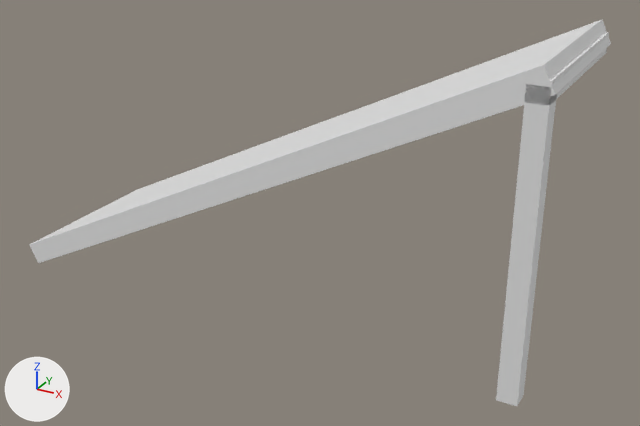
One commit to the FBX model Assets/Models/Tetrominos/Slides/VS8.fbx: the scene before it, then after it.
Both versions are drawn from a 50 mm camera at (14.33, -2.94, 6.97) aimed at (12.21, 0.93, 5.03). The axes (+X, +Y, +Z) are drawn at lower left. The lights are the same throughout. Where no turn or scale is listed for an object, it has been applied to the vertices.
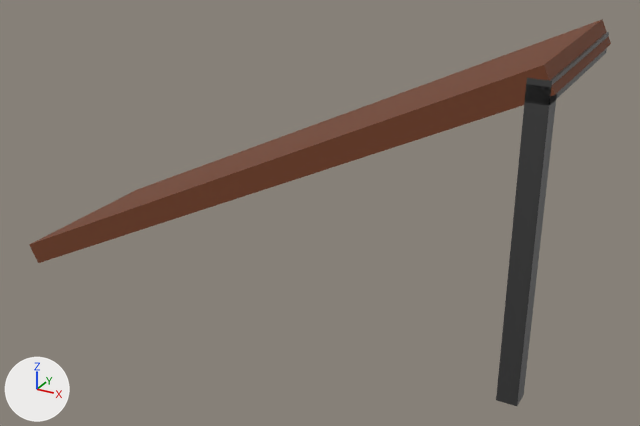
Pixel boxes [x1, y1, x2, y2] of what changed, in the pictures (640 x 426 px):
'Cube.048', recoloured (white to brown)
    both: [29, 19, 611, 263]
'Cube.043', recoloured
    both: [496, 84, 557, 406]
'Cube.042', recoloured
    both: [525, 32, 609, 106]

The change, as a list of edits to the scene's bpy script:
```text
Add mat_metall:
    mat_metall = principled_material('Metall')
    mat_metall.base_color = (0.135, 0.135, 0.135)  # dark grey #676767
    mat_metall.metallic = 0.85
    mat_metall.roughness = 0.28
Add mat_wood:
    mat_wood = principled_material('Wood')
    mat_wood.base_color = (0.174, 0.0489, 0.0162)  # brown #743e22
    mat_wood.roughness = 0.673
Change me_cube_037:
    where me_cube_037.from_pydata(...)  # 8 vertices, 6 faces; spans x -0.05..0.05, y -0.5..0.5, z -0.05..0.05
    add me_cube_037.materials.append(mat_metall)  # dark grey #676767
Change me_cube_045:
    where me_cube_045.from_pydata(...)  # 8 vertices, 6 faces; spans x -0.05..0.05, y -0.05..0.05, z -0.75..0.75
    add me_cube_045.materials.append(mat_metall)  # dark grey #676767
Change me_cube_046:
    where me_cube_046.from_pydata(...)  # 8 vertices, 6 faces; spans x -1.52..1.52, y -0.5..0.5, z -0.79..0.79
    add me_cube_046.materials.append(mat_wood)  # brown #743e22
```
